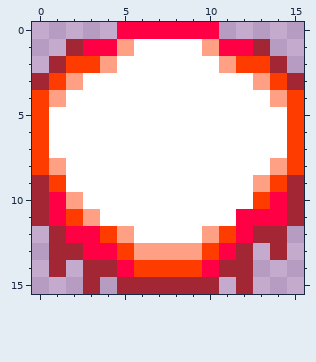
Pixel-art sprite: Assets/Textures/Elementos visuales/Bullet.png. That is the earlier state.
The file is 256x256 pixels, drawn in blocks of 16x16; one block is one cell here.
Now the later version:
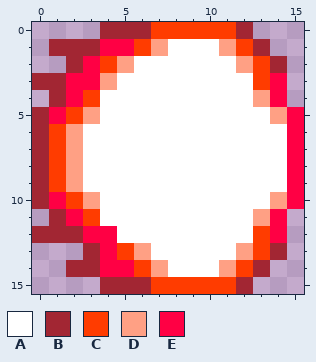
Palette (. is transparent): A #ffffff  B #a22633  C #ff3c00  D #ffa084  E #ff0044
The edit:
@@ x 0..15 @@
- 0 .....EEEEEE.....
- 1 ..BEEDAAAADEEB..
- 2 .BCCDAAAAAADCCB.
- 3 BCDAAAAAAAAAADCB
- 4 CDAAAAAAAAAAAADC
- 5 CAAAAAAAAAAAAAAC
- 6 CAAAAAAAAAAAAAAC
- 7 CAAAAAAAAAAAAAAC
- 8 CDAAAAAAAAAAAADC
- 9 BCAAAAAAAAAAADCB
-10 BEDAAAAAAAAAACEB
-11 BECDAAAAAAAAEEEB
-12 .BEECDAAAADCEBB.
-13 .BBEECDDDDCEB.B.
-14 .B.BBECCCCEBB...
-15 ...B.BBBBBB.B...
+ 0 ....BBBCCCCCB...
+ 1 .BBBEECDAAADCB..
+ 2 ..BECDAAAAAADCB.
+ 3 BBEEDAAAAAAAACE.
+ 4 .BECAAAAAAAAADE.
+ 5 BECDAAAAAAAAAADE
+ 6 BCDAAAAAAAAAAAAE
+ 7 BCDAAAAAAAAAAAAE
+ 8 BCDAAAAAAAAAAAAE
+ 9 BCDAAAAAAAAAAAAE
+10 BECDAAAAAAAAAADE
+11 .BECAAAAAAAAADE.
+12 BBBEEAAAAAAAACE.
+13 ...BECDAAAAADCB.
+14 ..BBEECDAAADCB..
+15 ....BBBCCCCCB...
Changed places in both pictures, as pixel boxes (x1, y1, x2, y2):
changed: (32, 22, 304, 294)
